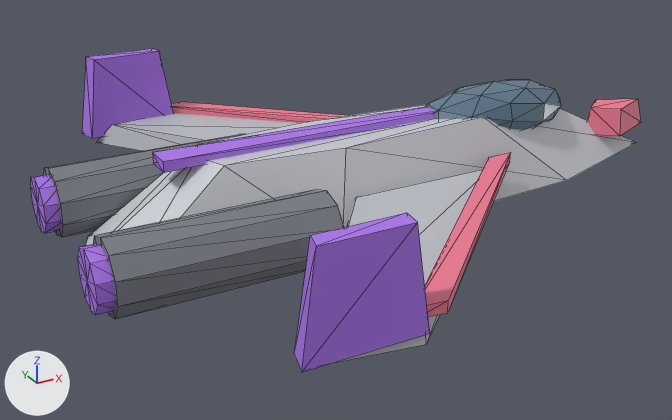
A saved change to the glTF model play/polarity-shmup/assets/craft/fighter_p4_iris/fighter_p4_iris.glb.
Camera for both pictures: a 50 mm camera at (-8.8, -13.5, 6.85) aimed at (-1.3, 0.13, 0.03). The lights are fixed; the arrows at lower left show +X, +Y and +Z. The older version comes first. Mesh edges are drawn as thin lines. Vertices at exactly the same position are counted once.
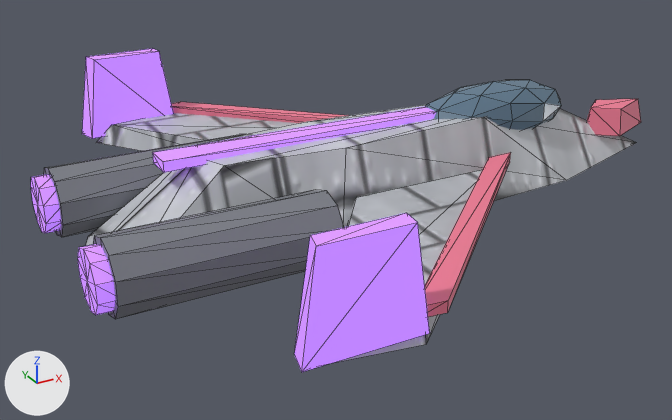
Location of each change, [x1, y1, x2, y2] in pixels of the pictures (672 x 420 px):
'Mesh_5', recoloured, surface changed (lighter)
    both: [31, 49, 436, 372]
'Mesh_0', surface changed
    both: [86, 105, 636, 246]

What changed in the scene script:
```text
Add img_image_0:
    img_image_0 = load_image('Image_0', '_unpacked/Image_0', 256, 256, 'sRGB')
Add img_image_1:
    img_image_1 = load_image('Image_1', '_unpacked/Image_1', 256, 256, 'Non-Color')
Change mat_hull:
    remove # nodes: BsdfPrincipled, OutputMaterial
    remove # colours: light grey #ced1d7
    nodes: BsdfPrincipled, Mix, NormalMap, OutputMaterial, TexImage x2
    colours: white #dde0e6
    uses the picture img_image_0
    uses the picture img_image_1
Change mat_polarity:
    add mat_polarity.emission_strength = 1.0
    add mat_polarity.emission_color = (0.357, 0.153, 0.723)  # purple #a16ddd
Change me_mesh_0:
    where me_mesh_0.from_pydata(...)  # 16 vertices, 28 faces; spans x -6.0..6.0, y -1.35..1.35, z 0.12..1.57
    used by ob_mesh_0; location = (0.0, 0.0, 0.0)
    me_mesh_0 part 1: 28 kept faces spanning x -6.0..6.0, y -1.35..1.35, z 0.12..1.57 get new texture (UV) coordinates
```
